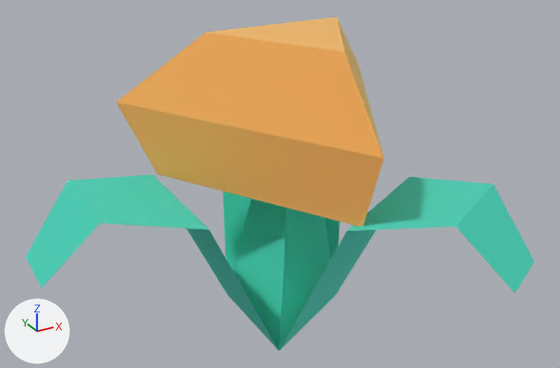
One commit to the glTF model games/pig-pens/baked/models/flowerY.glb: the scene before it, then after it.
Both versions are drawn from a 50 mm lens placed at (-0.179, -0.325, 0.191), pointed at (-0.005, -0.009, 0.033). The axes (+X, +Y, +Z) are drawn at lower left. The lights are the same throughout. The picture after the commit comes second. Vertices at exactly the same position are counted once.

In view in the first picture: 'flower_yellowB'.
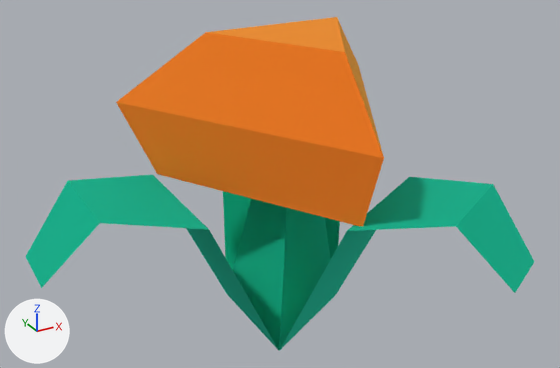
Edits to the scene script, one JSON object a line:
```json
{"block": "mat_petal", "where": "n0 = _N.new('ShaderNodeBsdfPrincipled'); n0.name = 'Principled BSDF'"}
{"op": "remove", "block": "mat_petal", "code": "n0.inputs[0].default_value = (0.996, 0.694, 0.278, 1.0)  # 'Base Color', beige #ffd990"}
{"op": "add", "block": "mat_petal", "code": "n2 = _N.new('ShaderNodeVertexColor'); n2.name = 'Color Attribute'"}
{"op": "add", "block": "mat_petal", "code": "_L.new(n2.outputs[0], n0.inputs[0])  # 'Color' to 'Base Color'"}
{"op": "add", "block": "mat_grass", "code": ["mat_grass = bpy.data.materials.new('grass')", "mat_grass.use_nodes = True; mat_grass.node_tree.nodes.clear()", "_N = mat_grass.node_tree.nodes; _L = mat_grass.node_tree.links", "n0 = _N.new('ShaderNodeBsdfPrincipled'); n0.name = 'Principled BSDF'", "n0.inputs[1].default_value = 1.0  # 'Metallic'", "n0.inputs[2].default_value = 1.0  # 'Roughness'", "n1 = _N.new('ShaderNodeOutputMaterial'); n1.name = 'Material Output'", "n2 = _N.new('ShaderNodeVertexColor'); n2.name = 'Color Attribute'", "_L.new(n0.outputs[0], n1.inputs[0])  # 'BSDF' to 'Surface'", "_L.new(n2.outputs[0], n0.inputs[0])  # 'Color' to 'Base Color'"]}
{"block": "me_mesh_flower_yellowb", "where": "me_mesh_flower_yellowb.from_pydata(...)  # 48 vertices, 77 faces; spans x -0.129..0.079, y -0.12..0.12, z 0.0..0.159"}
{"block": "me_mesh_flower_yellowb", "where": "# used by ob_flower_yellowb; location = (0.0, 0.0, -0.05)"}
{"block": "me_mesh_flower_yellowb", "change": "me_mesh_flower_yellowb part 1: all 43 faces that had it switch from mat_blade (cyan #73eddd) to mat_grass"}
{"block": "me_mesh_flower_yellowb", "change": "me_mesh_flower_yellowb part 2: vertex colours changed"}
```

Changed parts and their boxes [x1, y1, x2, y2] in the pictures (560 x 368 px):
```json
{"object": "flower_yellowB", "change": "recoloured", "before": [26, 17, 534, 351], "after": [26, 17, 534, 351], "on screen": "darker"}
{"part": 1, "of": "me_mesh_flower_yellowb", "change": "recoloured", "before": [26, 175, 534, 351], "after": [26, 175, 534, 351], "on screen": "darker"}
```
